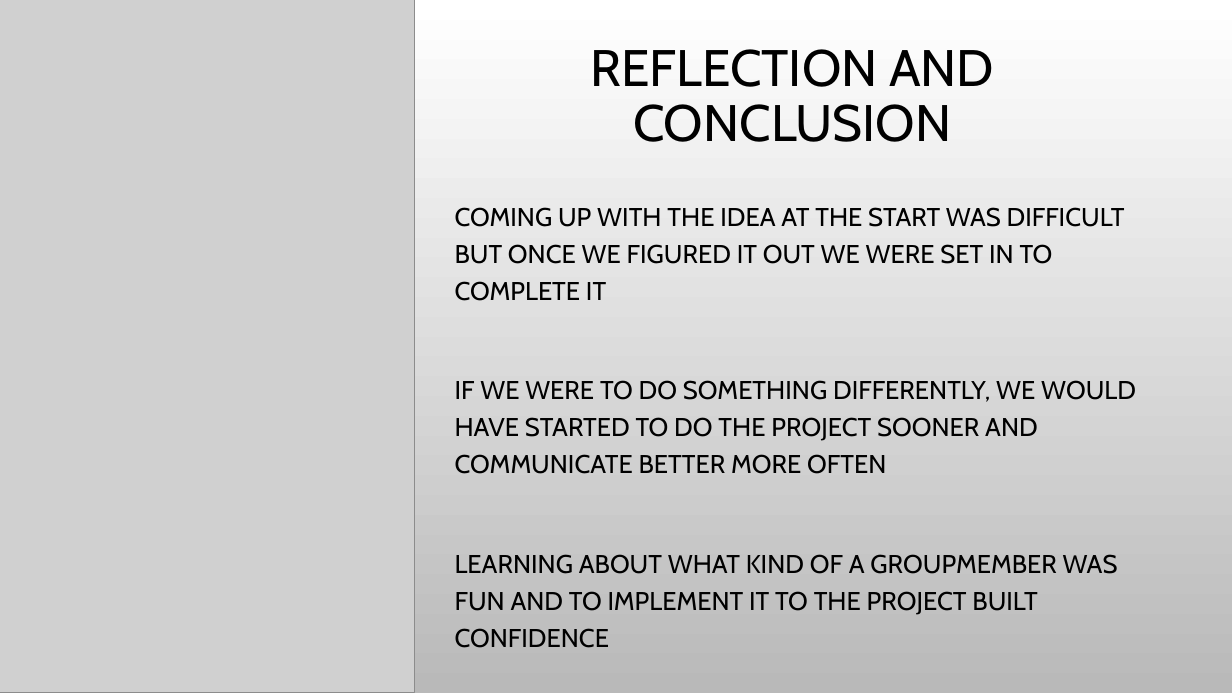
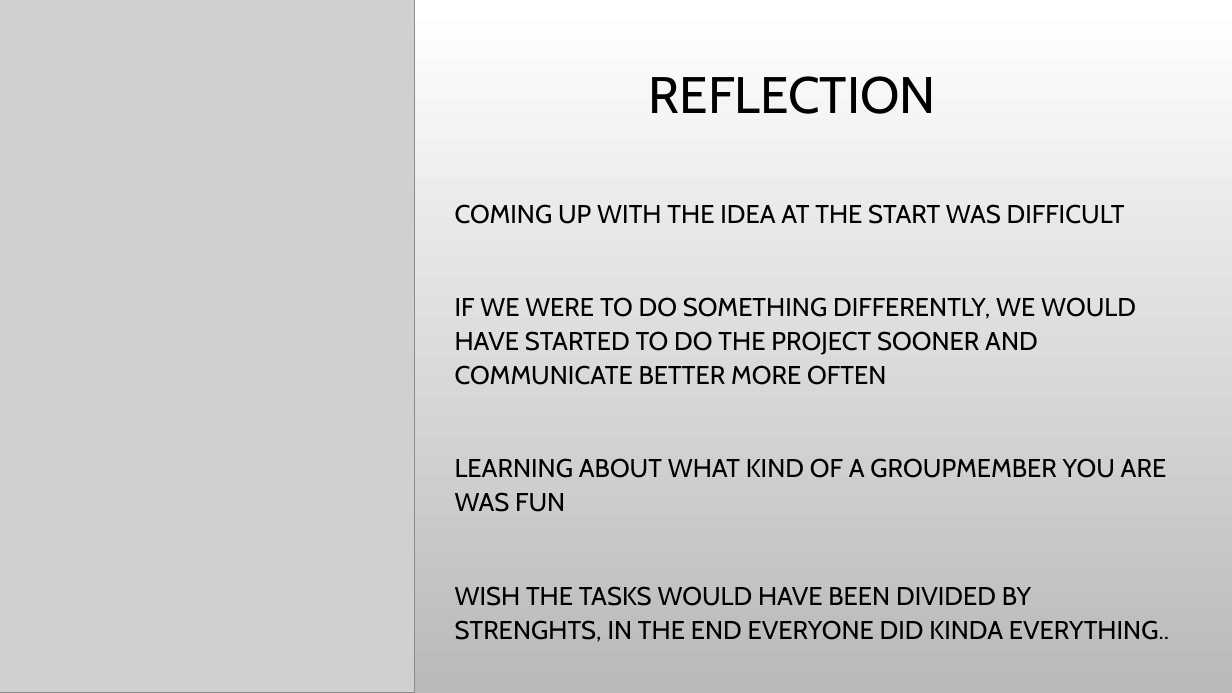
Before and after one commit to JennaAalto/Projekti, a slide deck: slide 6 of SäähänSopivaFinal.pptx (slide 7 before the commit). Drawn at 1232x693 pixels with LibreOffice and Linux fonts; fonts in the diff are those of the drawing; grey boxes stand for pictures; background and template pictures are left out. Boxes give left, top, right and bottom in pixels: in the first picture for what was removed or moved away, otherwise in the second. Text is boxed around its words. In the diff, an @@ line names an element or a change of style, - is before the commit and + after.

```diff
--- a/SäähänSopivaFinal.pptx
+++ b/SäähänSopivaFinal.pptx
@@ title at <box>649,76,936,114</box>: text changed @@
-REFLECTION AND CONCLUSION
+REFLECTION
@@ text at <box>455,204,1125,224</box>: text changed @@
-COMING UP WITH THE IDEA AT THE START WAS DIFFICULT BUT ONCE WE FIGURED IT OUT WE WERE SET IN TO COMPLETE IT
+COMING UP WITH THE IDEA AT THE START WAS DIFFICULT
@@ text at <box>455,297,1136,385</box>: line spacing 1.2 to 1.1 @@
@@ text at <box>455,458,1169,642</box>: text changed @@
-LEARNING ABOUT WHAT KIND OF A GROUPMEMBER WAS FUN AND TO IMPLEMENT IT TO THE PROJECT BUILT CONFIDENCE
+LEARNING ABOUT WHAT KIND OF A GROUPMEMBER YOU ARE WAS FUN
+WISH THE TASKS WOULD HAVE BEEN DIVIDED BY STRENGHTS, IN THE END EVERYONE DID KINDA EVERYTHING..
```
Also in this commit, not shown: 1 other slide changed, 1 slide added, 1 slide removed, 3 other files.
